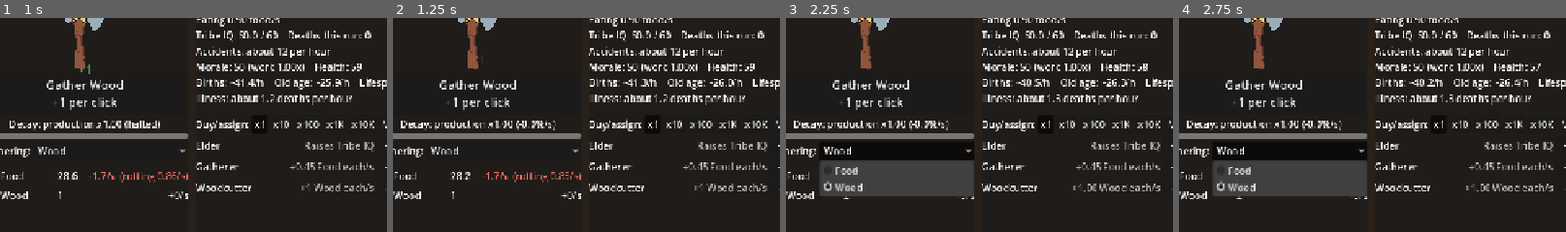
Above: before the commit, frames 1-4 (left to right).
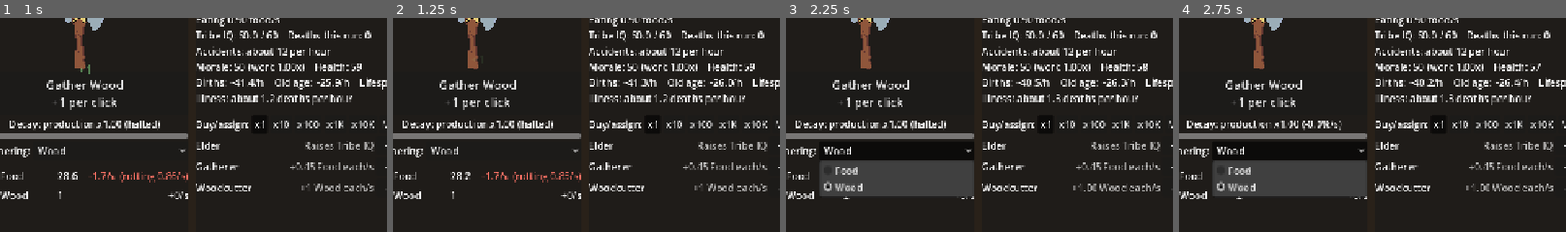
Above: after the commit, the same moments.

Repository: ahaan6118-rgb/Civilisation-game-
Game: Godot game, scene res://scenes/main.tscn
The game is run twice, just before and just after one commit, with the same random seed, the same clock (stepped at 60 frames per second) and the same inputs.
Inputs (mouse positions are % of the whole screen's width and height, from its top left):
- Up to frame 1 (1 s): click (14, 18) at 0.52 s
- Up to frame 2 (1.25 s): no input
- Up to frame 3 (2.25 s): click "Gather Wood +1 per click" at 1.25 s; click "Wood" at 2 s
- Up to frame 4 (2.75 s): no input
The pictures show only the part of the screen within x 3-53%, y 14-64%; the shares and areas given below are measured in that part.

Frame 1 is identical in both runs. In frame 2, 1.0% of the frame differs, in the area x 2-43%, y 47-53%; in frame 3, 1.0%; in frame 4, nothing differs.

Commit message:
Add Golden Omens and make every click halt decay
- Golden Omens (the golden cookies) appear every 2-4 minutes for 15s;
  clicking one purifies decay 2x and pays out a minute of production
- Every press of the big button halts decay, whatever it gathers
- A halt lasts 4s instead of Kaizo's 3s (75% strength)
- The balance bot clicks once a second and clicks Omens, and reports
  its decay state

Co-Authored-By: Claude Opus 5.5 <noreply@anthropic.com>
Claude-Session: https://claude.ai/code/session_01TmQHqwTXtJ5VLJobpCnf4k

Diff:
--- a/scripts/autoload/game.gd
+++ b/scripts/autoload/game.gd
@@ -41,13 +41,21 @@
 const DECAY_MIN_POW := 0.15
 const DECAY_FLOOR := 0.01
 const HALT_PER_CLICK := 1.0
-const HALT_FALL := 0.33
+# Kaizo clears a halt at 0.33 a second; at 75% strength each click holds for 4 seconds instead of 3.
+const HALT_FALL := 0.25
 const HALT_KEEP := 0.25
 const HALT_OVERTIME_LIMIT := 4.0
 const HALT_OVERTIME_POWER := 0.75
 const MOMENTUM_GROWTH := 0.004
 const MOMENTUM_MAX := 4.0
 const MOMENTUM_CLICK_KEEP := 0.97
+# Golden Omens are the golden cookies: one appears every OMEN_MIN..OMEN_MAX seconds while you play,
+# stays for OMEN_LIFETIME seconds, and clicking it purifies decay and pays out some production.
+const OMEN_MIN := 120.0
+const OMEN_MAX := 240.0
+const OMEN_LIFETIME := 15.0
+const OMEN_PURIFY := 2.0
+const OMEN_PAYOUT_SECONDS := 60.0
 # Kaizo's progress scaling at 75% strength: decay starts almost harmless and grows with everything
 # made this run (per digit), upgrades owned and time played (per doubling).
 const DECAY_PER_DIGIT := 0.99775
@@ -95,6 +103,9 @@
 var decay_enabled := true
 # Seconds played this run (online only).
 var run_time := 0.0
+var omen_timer := OMEN_MAX
+# Seconds left to click the current Golden Omen (0 = none on screen).
+var omen_left := 0.0
 # active event: {id, remaining (-1 = until fixed), target}
 var events: Array = []
 var events_enabled := true
@@ -159,6 +170,8 @@
 	decay_overtime = 0.0
 	decay_momentum = 1.0
 	run_time = 0.0
+	omen_timer = OMEN_MAX
+	omen_left = 0.0
 	events.clear()
 	_event_timer = EventData.MAX_GAP
 	for r in GameData.RESOURCES:
@@ -857,6 +870,8 @@
 
 
 func click_gather(resource_id: String) -> float:
+	# Any press of the big button holds decay back, whatever it gathers.
+	halt_decay(HALT_PER_CLICK)
 	var r := GameData.find("resource", resource_id)
 	if r.is_empty() or not r.get("clickable", false) or not is_unlocked(resource_id):
 		return 0.0
@@ -864,7 +879,6 @@
 	amounts[resource_id] += gained
 	lifetime[resource_id] = lifetime.get(resource_id, 0.0) + gained
 	clicks += 1
-	halt_decay(HALT_PER_CLICK)
 	return gained
 
 
@@ -894,6 +908,13 @@
 
 func _run_decay(dt: float) -> void:
 	run_time += dt
+	if omen_left > 0.0:
+		omen_left = maxf(0.0, omen_left - dt)
+	else:
+		omen_timer -= dt
+		if omen_timer <= 0.0:
+			omen_timer = _rng.randf_range(OMEN_MIN, OMEN_MAX) * mult("omen_time")
+			omen_left = OMEN_LIFETIME
 	if not decay_enabled:
 		return
 	var hold := decay_hold()
@@ -910,6 +931,22 @@
 	decay_halt = maxf(decay_halt, amount)
 	decay_overtime = minf(decay_halt * HALT_OVERTIME_LIMIT, decay_overtime + amount * HALT_KEEP)
 	decay_momentum = 1.0 + (decay_momentum - 1.0) * MOMENTUM_CLICK_KEEP
+
+
+# Clicks the Golden Omen if one is showing. Returns what it paid out.
+func click_omen() -> Dictionary:
+	if omen_left <= 0.0:
+		return {}
+	omen_left = 0.0
+	purify(OMEN_PURIFY)
+	var loot := {}
+	for id in unlocked:
+		var gain: float = production_per_second(id) * OMEN_PAYOUT_SECONDS
+		if gain > 0.0 and id != "food":
+			loot[id] = gain
+			amounts[id] += gain
+	post("Golden Omen! Decay purified%s." % (" and found " + NumFormat.cost(loot) if not loot.is_empty() else ""))
+	return loot
 
 
 # Multiplies production back up (capped at full) and calms momentum.
--- a/scripts/data/game_data.gd
+++ b/scripts/data/game_data.gd
@@ -99,7 +99,7 @@
 # Keys: pop_cap, growth, click, click:<resource>, click_cps (click also gives this fraction of the
 # resource's production/s), job:<job>, job:all, spoil:<resource>, food_use, craft_speed, luck, auto_craft,
 # army:size, army:regen, army:attack, iq_cap, teaching, hazard, hazard:<job or idle>,
-# morale, health, lifespan, decay, crime, build_cost, plague_risk, bad_events.
+# morale, health, lifespan, decay, omen_time (time between Golden Omens), crime, build_cost, plague_risk, bad_events.
 const BUILDINGS := [
 	{"id": "hut", "name": "Hut", "requires": "wood", "cost": {"wood": 15.0}, "scale": 1.3,
 		"desc": "+3 max population.", "effects": [{"key": "pop_cap", "add": 3}]},
--- a/scripts/ui/main.gd
+++ b/scripts/ui/main.gd
@@ -34,6 +34,7 @@
 var _resource_rows: Dictionary = {}
 var _job_rows: Dictionary = {}
 var _decay_bar: ProgressBar
+var _omen_button: Button
 var _decay_label: Label
 # How many people/buildings/commissions one click moves. MAX_AMOUNT = as many as possible.
 const AMOUNTS := [1, 10, 100, 1000, 10000, -1]
@@ -191,6 +192,13 @@
 	_decay_bar.show_percentage = false
 	_decay_bar.custom_minimum_size.y = 10
 	area.add_child(_decay_bar)
+	_omen_button = Button.new()
+	_omen_button.text = "A Golden Omen appears! Click it!"
+	_omen_button.tooltip_text = "Purifies decay and finds a minute of production. Gone in a few seconds."
+	_omen_button.add_theme_color_override("font_color", Color(1.0, 0.85, 0.3))
+	_omen_button.visible = false
+	_omen_button.pressed.connect(func(): Game.click_omen(); _omen_button.visible = false)
+	area.add_child(_omen_button)
 	var row := HBoxContainer.new()
 	area.add_child(row)
 	var label := Label.new()
@@ -500,6 +508,9 @@
 		+ Game.add("click_cps") * Game.production_per_second(_clicked_resource())
 	_click_button.text = "Gather %s\n+%s per click" % [res_name, NumFormat.fmt(per_click)]
 	_decay_bar.value = Game.decay
+	_omen_button.visible = Game.omen_left > 0.0
+	if _omen_button.visible:
+		_omen_button.text = "A Golden Omen appears! Click it! (%ds)" % ceili(Game.omen_left)
 	var state := "halted" if Game.decay_hold() >= 1.0 else "-%.1f%%/s" % (Game.decay_per_second() * 100.0)
 	_decay_label.text = "Decay: production x%.2f (%s)" % [Game.decay, state]
 	if Game.decay_momentum > 1.05:
--- a/tests/test_economy.gd
+++ b/tests/test_economy.gd
@@ -377,6 +377,13 @@
 	_game.decay = 0.5
 	_game.simulate(600.0, true)
 	_check(_game.decay == 0.5, "no decay offline")
+	_check(_game.click_omen().is_empty(), "no Golden Omen to click yet")
+	_game.omen_timer = 0.05
+	_sim(0.1)
+	_check(_game.omen_left > 0.0, "a Golden Omen appears")
+	_game.decay = 0.3
+	var omen_loot: Dictionary = _game.click_omen()
+	_check(is_equal_approx(_game.decay, 0.6) and omen_loot.has("wood") and _game.omen_left == 0.0, "clicking it purifies decay and pays out")
 	_game.decay_enabled = false
 
 	print("bulk buying")
--- a/tools/balance_bot.gd
+++ b/tools/balance_bot.gd
@@ -33,6 +33,8 @@
 	var unlocked_at := {}
 	while t < hours * 3600.0:
 		game.simulate(STEP, false)
+		# An active player clicks about once a second, which is what holds decay back.
+		game.click_gather(_target_resource())
 		t += STEP
 		think -= STEP
 		if think <= 0.0:
@@ -53,13 +55,16 @@
 	quit()
 
 
-# An active player: about a click a second to hold back decay, plus lots of gathering early on.
+# Extra gathering clicks early on, when clicks are a big share of income.
 func _click_a_bit() -> void:
-	for i in (30 if game.population <= 40 else 10):
+	if game.population > 40:
+		return
+	for i in 20:
 		game.click_gather(_target_resource())
 
 
 func _think() -> void:
+	game.click_omen()
 	for t in GameData.TECHS:
 		if game.tech_available(t) and game.research(t["id"]):
 			break
@@ -233,3 +238,4 @@
 		print("  jobs: " + ", ".join(staffed))
 	print("simulated %s, population %d, items %d, upgrades %d, IQ %.0f, morale %.0f, health %.0f, deaths %d, legacy if reborn %d" % [
 		NumFormat.duration(t), game.population, game.total_items(), game.upgrades.size(), game.iq, game.morale, game.health, game.run_deaths, game.legacy_gain()])
+	print("decay x%.3f, rate %.4f/s, momentum %.2f" % [game.decay, game.decay_rate(), game.decay_momentum])
